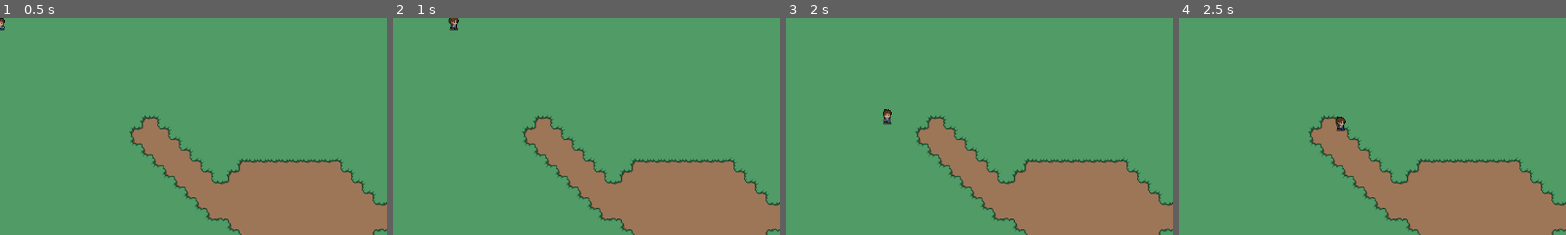
Above: before the commit, frames 1-4 (left to right).
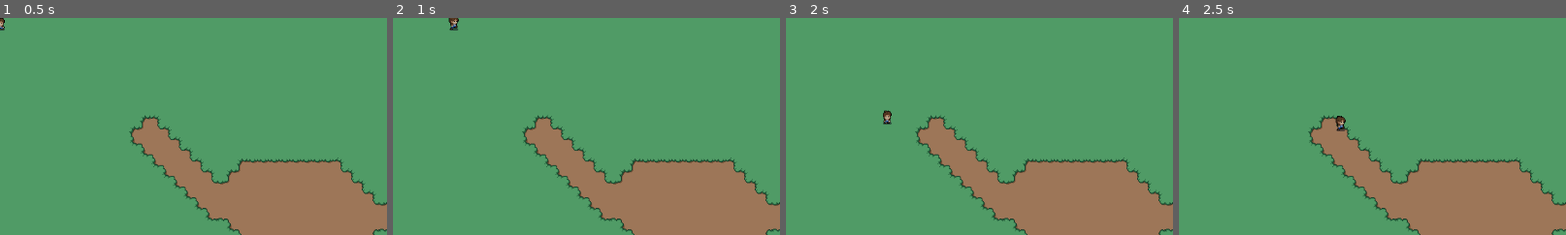
Above: after the commit, the same moments.

Repository: Mctaowing/Hovedopgave_MNA_MC
Game: Godot game, scene res://Scenes/Game/game.tscn
Two runs of this game, one before a commit and one after it. Both use one fixed random seed, a clock stepped at 60 frames per second and the inputs below. The project has no main scene, so this scene is started directly.
Inputs (mouse positions are % of the whole screen's width and height, from its top left):
- Up to frame 1 (0.5 s): no input
- Up to frame 2 (1 s): tap Enter at 0.5 s; move the mouse to (72, 45) at 0.52 s; hold D (right) from 0.53 s (still down); click (72, 45) at 0.6 s; tap L (die) at 0.8 s
- Up to frame 3 (2 s): tap Space at 1.25 s; move the mouse to (30, 55) at 1.27 s; release D (right) at 1.28 s; hold S (down) from 1.28 s (still down); tap L (die) at 1.35 s; click (30, 55) at 1.55 s
- Up to frame 4 (2.5 s): move the mouse to (60, 28) at 2.02 s; release S (down) at 2.03 s; hold D (right) from 2.03 s (still down); click (60, 28) at 2.1 s; tap L (die) at 2.3 s
The pictures show only the part of the screen within x 0-50%, y 0-50%; the shares and areas given below are measured in that part.

Frame 1 is identical in both runs. In frame 2, less than 0.1% of the frame differs, in the area x 14-18%, y 0-6%; in frame 3, 0.1%, in the area x 25-28%, y 41-49%; in frame 4, less than 0.1%.

Commit message:
bug fix on player attack

Diff:
--- a/Scenes/Player/player.gd
+++ b/Scenes/Player/player.gd
@@ -11,13 +11,11 @@
 
 # Called every frame. 'delta' is the elapsed time since the previous frame.
 func _process(delta: float) -> void:
-	attack()
+	get_input()
+	move_and_slide()
+	updateDirection()
+	updateAnimation()
 
-func attack():
-	if Input.is_action_just_pressed("attack") == true:
-		animated_sprite_2d.play("Attack_forward")
-	elif Input.is_action_just_pressed("die") == true:
-		animated_sprite_2d.play("Death")
 
 func updateDirection():
 	if velocity.x < 0:
@@ -44,7 +42,4 @@
 	velocity = input_direction * speed
 
 func _physics_process(delta: float) -> void:
-	get_input()
-	move_and_slide()
-	updateDirection()
-	updateAnimation()
+	pass
